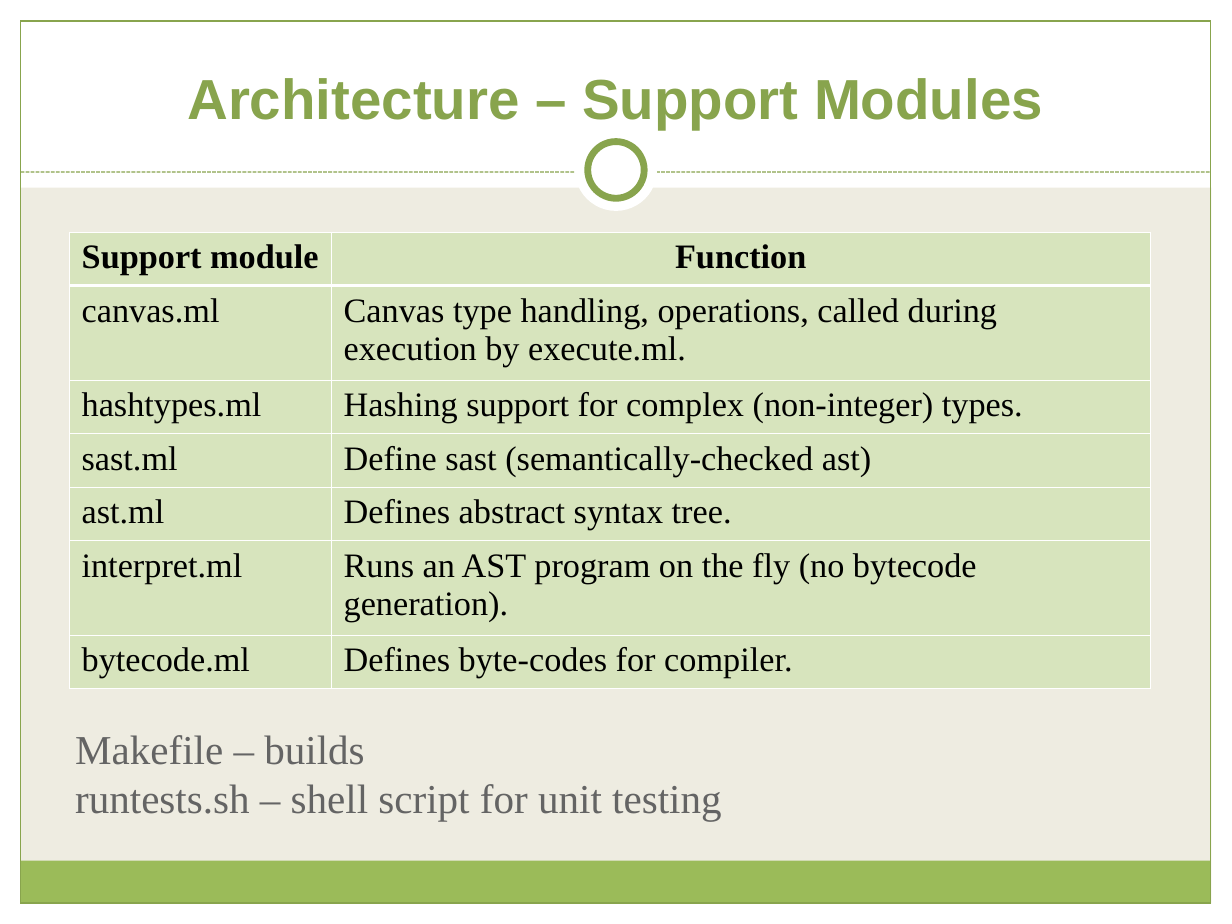
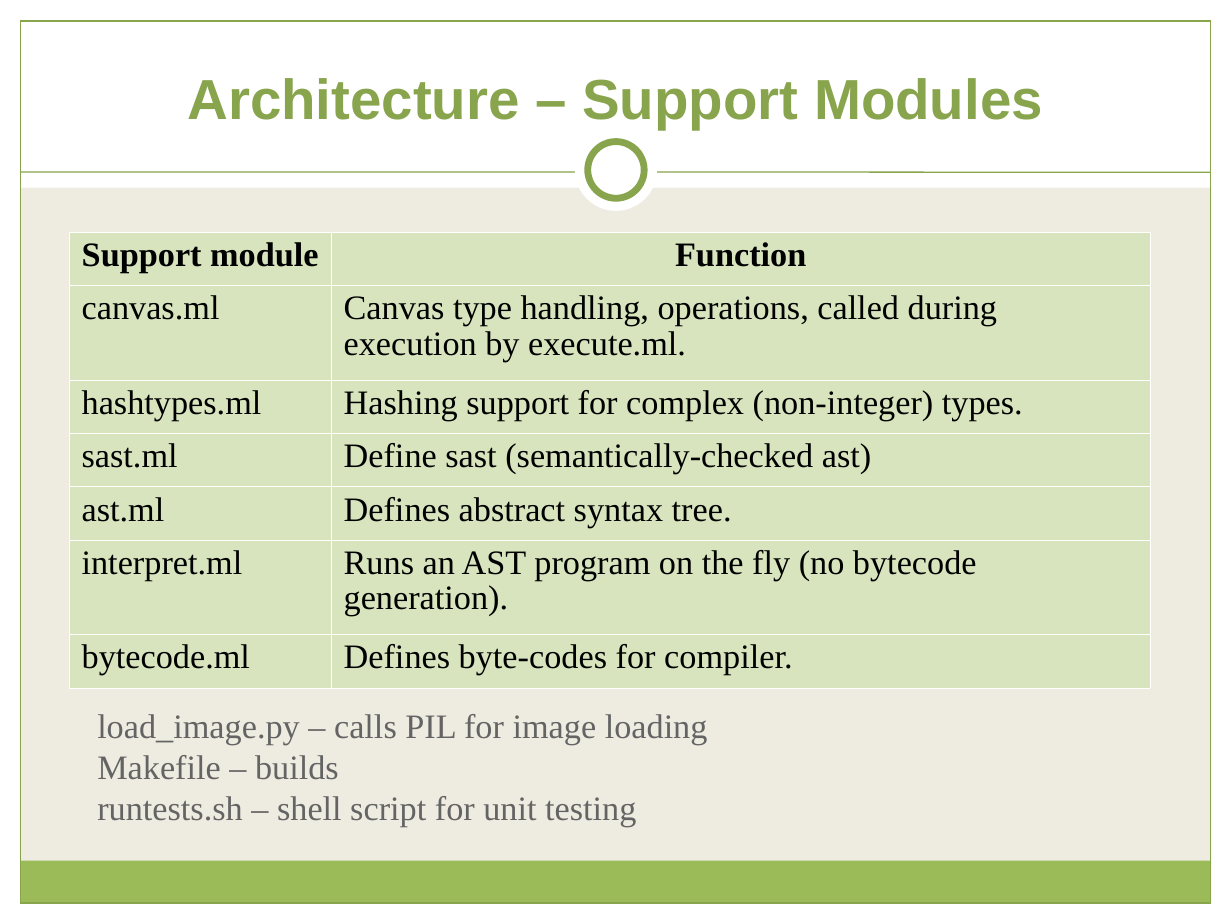
Before and after one commit to dgromov/EZ-ASCII, a slide deck: slide 11 of FinalReport/final_slides_v2.ppt (slide 7 before the commit). Drawn at 1232x924 pixels with LibreOffice and Linux fonts; fonts in the diff are those of the drawing. Boxes give left, top, right and bottom in pixels: in the first picture for what was removed or moved away, otherwise in the second. Text is boxed around its words. In the diff, an @@ line names an element or a change of style, - is before the commit and + after.

```diff
--- a/FinalReport/final_slides_v2.ppt
+++ b/FinalReport/final_slides_v2.ppt
@@ line (21, 172) - (1211, 172): stroke #88A44D 0.74 pt dashed to #88A44D 0.74 pt @@
@@ table at bbox=[69, 232, 1151, 687] @@
@@ line spacing 1 to 0.93 @@
@@ borders changed @@
@@ text "load_image.py – calls PIL for ...": place and size @@
-text "load_image.py – calls PIL for ..." at bbox=[75, 735, 721, 821]
+text "load_image.py – calls PIL for ..." at bbox=[97, 714, 708, 827]
@@ text at bbox=[97, 714, 708, 745]: paragraph added @@
+load_image.py – calls PIL for image loading
@@ text at bbox=[97, 755, 636, 827]: size 24 to 20 pt in "Makefile – builds", "runtests.sh – shell script for unit testing" @@
```
Also in this commit, not shown: 15 other slides changed, 1 slide added.
